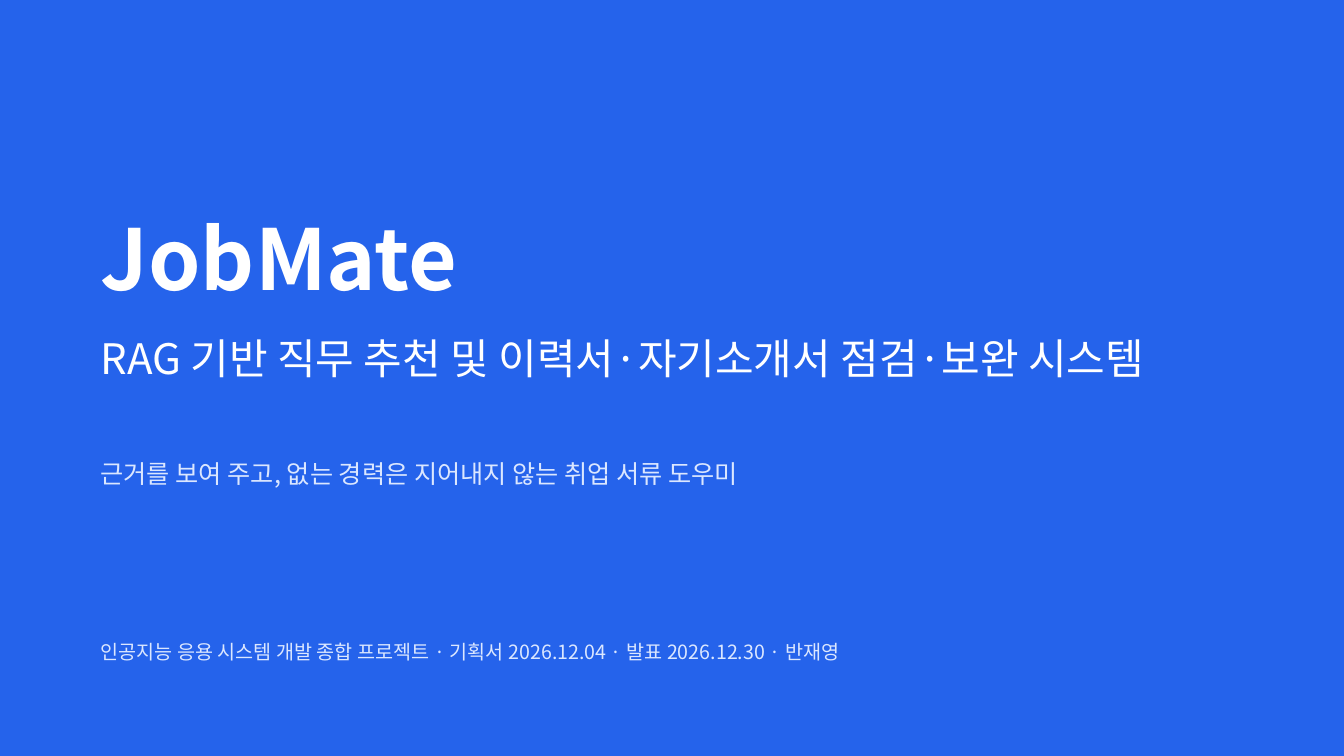
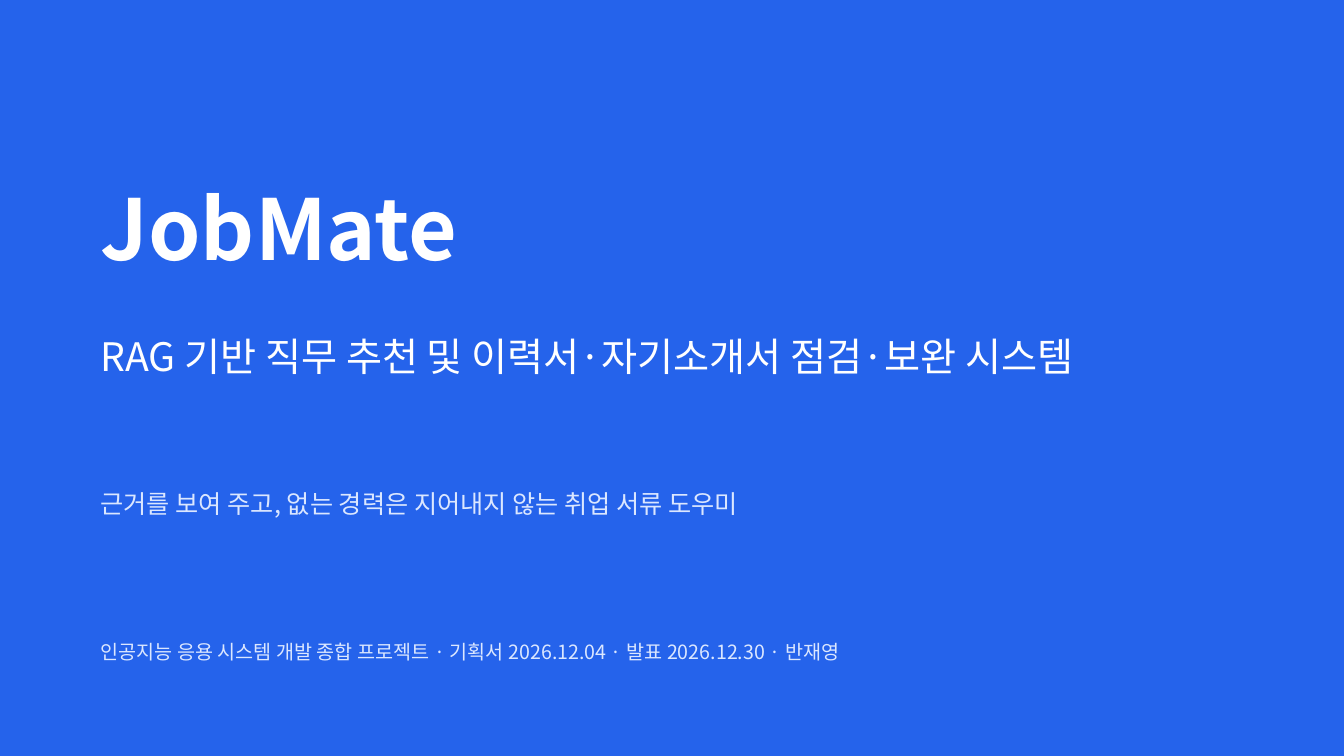
Before and after one commit to mycom0216/jobmate, a slide deck: slide 1 of docs/JobMate_발표자료.pptx. Drawn at 1344x756 pixels with LibreOffice and Linux fonts; fonts in the diff are those of the drawing. Boxes give left, top, right and bottom in pixels: in the first picture for what was removed or moved away, otherwise in the second. Text is boxed around its words. In the diff, an @@ line names an element or a change of style, - is before the commit and + after.

```diff
--- a/docs/JobMate_발표자료.pptx
+++ b/docs/JobMate_발표자료.pptx
@@ text "JobMate": place and size @@
-text "JobMate" at (101, 223, 458, 291)
+text "JobMate" at (101, 193, 458, 261)
@@ text "RAG 기반 직무 추천 및 ..." at (101, 338, 1073, 374): size 30 to 28 pt @@
@@ text "근거를 보여 주고, 없는 경력은 ...": place and size @@
-text "근거를 보여 주고, 없는 경력은 ..." at (101, 462, 738, 488)
+text "근거를 보여 주고, 없는 경력은 ..." at (101, 492, 738, 518)
```
Also in this commit, not shown: 14 other slides changed, 14 other files.
